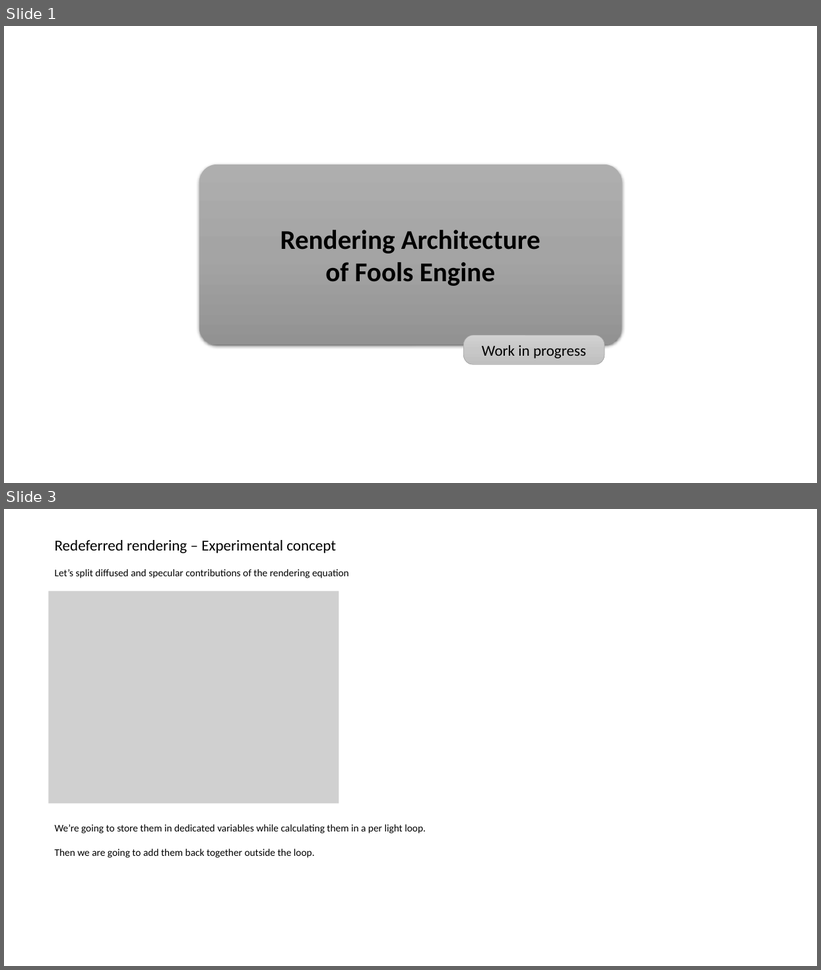
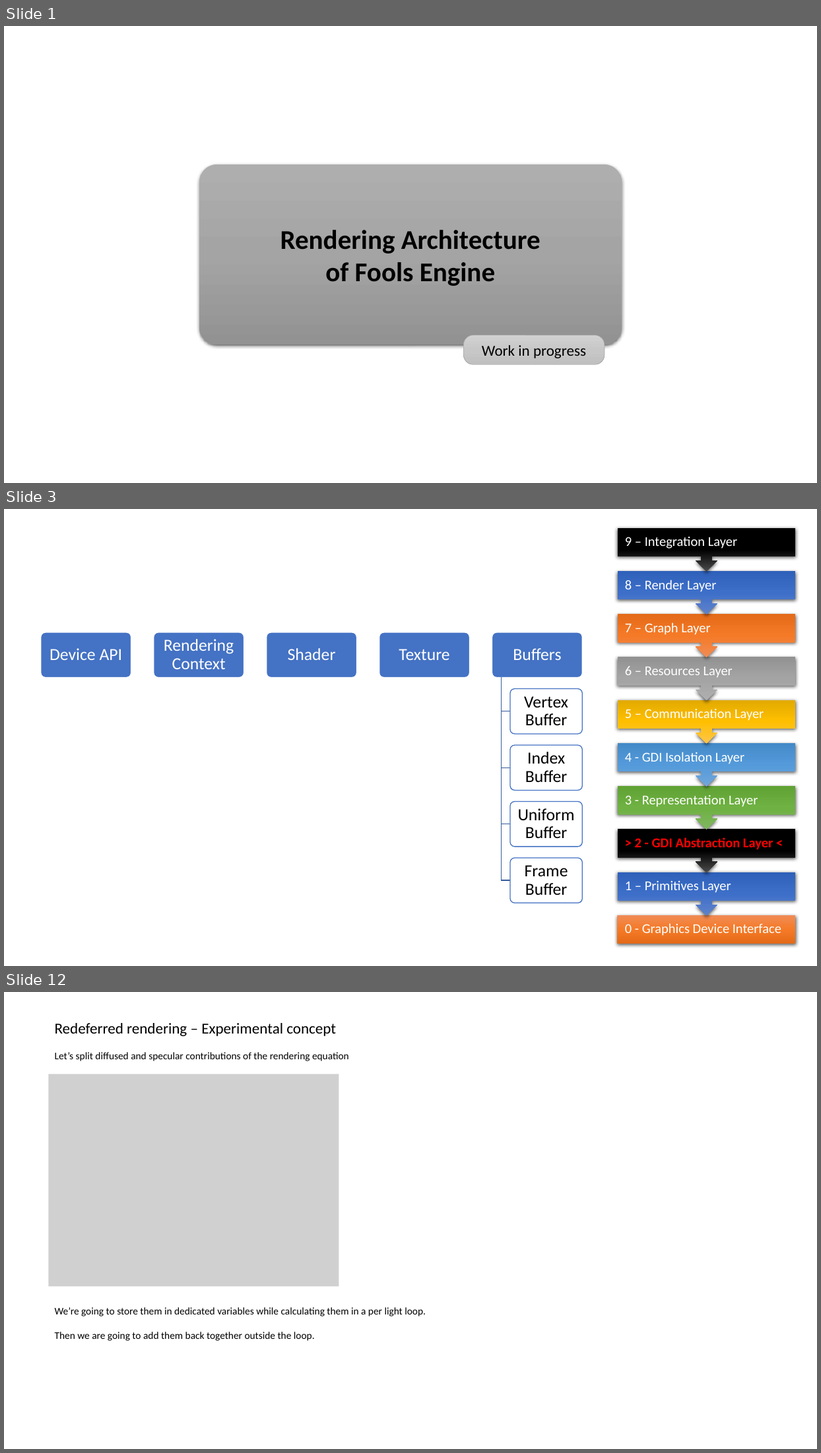
Before and after one commit to pawel-kaleta/FoolsEngine, a slide deck: Documentation/Rendering Architecture.pptx. Shown one above the other, each under a label of ours: slides 1 and 3 before the commit, slides 1, 3 and 12 after it; the slides between them are not shown. The pictures are 821x970 and 821x1453 pixels, drawn with LibreOffice and Linux fonts; fonts in the diff are those of the drawing; grey boxes stand for pictures. Boxes give left, top, right and bottom in pixels: in the first picture for what was removed or moved away, otherwise in the second. Text is boxed around its words. In the diff, an @@ line names an element or a change of style, - is before the commit and + after.

Commit message:
Removing VertexArray class and incorporating it in OpenGLVertexBuffer

```diff
--- a/Documentation/Rendering Architecture.pptx
+++ b/Documentation/Rendering Architecture.pptx
@@ slide 3 added at bbox=[4, 509, 817, 966], background #FFFFFF @@
@@ group added at bbox=[618, 528, 796, 944]: 10 texts, 9 up arrow callouts, 1 rectangle @@
+0 - Graphics Device Interface
+1 – Primitives Layer
+> 2 - GDI Abstraction Layer <
+3 - Representation Layer
+4 - GDI Isolation Layer
+5 – Communication Layer
+6 – Resources Layer
+7 – Graph Layer
+8 – Render Layer
+9 – Integration Layer
@@ group added at bbox=[40, 632, 582, 904]: 9 rounded rectangles, 9 texts, 4 freeform shapes @@
+Device API
+Rendering Context
+Shader
+Texture
+Buffers
+Vertex Buffer
+Index Buffer
+Uniform Buffer
+Frame Buffer
@@ what was slide 3 is now slide 12 @@
```
Also in this commit, not shown: 1 slide changed, 8 other slides added, 39 other files.
